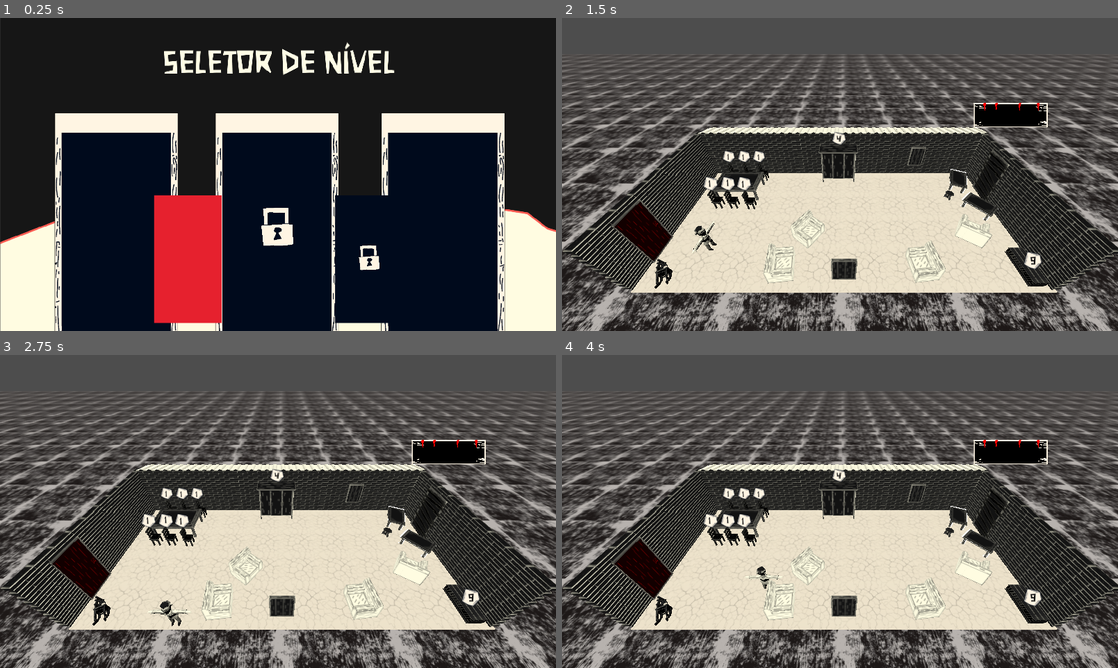
Above: before the commit, frames 1-4 (two rows, left to right).
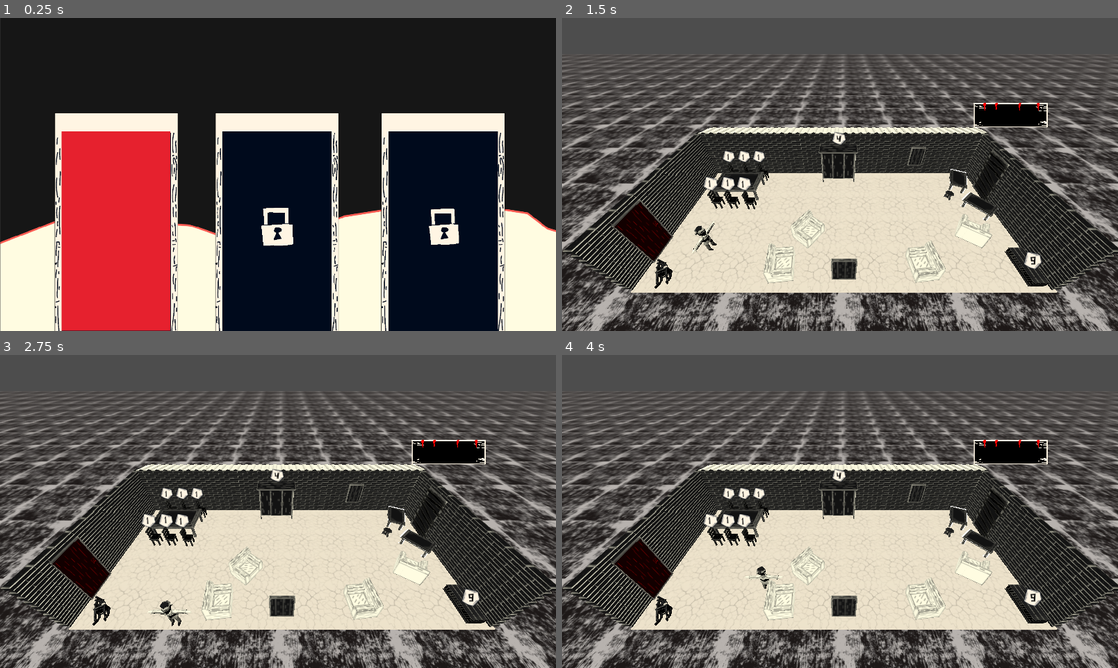
Above: after the commit, the same moments.

Repository: perilao/Project_Peleja
Game: Godot game, scene res://Scenes/G.U.I/lvl_selector.tscn
Same seed, same stepped clock (60 frames per second), same inputs: the game is played once before the commit and once after it. This scene is started directly instead of the project's main scene.
Inputs (mouse positions are in pixels of both pictures, inside the frame that each line leads up to; where the layout moved, square brackets give the same spot in the first picture):
- Up to frame 1 (0.25 s): no input
- Up to frame 2 (1.5 s): click (678, 224) [751, 252] at 0.5 s; tap Enter at 1.25 s; hold Right (ui_right) from 1.28 s (still down)
- Up to frame 3 (2.75 s): release Right (ui_right) at 2.03 s; hold Down (ui_down) from 2.03 s (still down)
- Up to frame 4 (4 s): release Down (ui_down) at 2.78 s; hold Right (ui_right) 2.78-3.53 s; tap Space at 3.5 s; hold Up (ui_up) from 3.53 s (still down)

The runs differ from the first frame. In frame 1, 21% of the frame differs, in the area x 0-99%, y 7-100%; in frame 2, less than 0.1%; in frame 3, less than 0.1%; in frame 4, less than 0.1%.

Commit message:
Update lvl_selector.tscn

Diff:
--- a/Scenes/G.U.I/lvl_selector.tscn
+++ b/Scenes/G.U.I/lvl_selector.tscn
@@ -1,16 +1,15 @@
-[gd_scene format=3 uid="uid://debcutky4frgh"]
+[gd_scene format=3 uid="uid://b6148agcofyh2"]
 
 [ext_resource type="Script" uid="uid://ryof2qt4410a" path="res://Scripts/lvl_selector.gd" id="1_6ry5l"]
 [ext_resource type="Texture2D" uid="uid://ucdoe641bctc" path="res://Assets/2D Assets/image.png" id="2_q5bk7"]
-[ext_resource type="FontFile" uid="uid://c4vbttdi3elct" path="res://Fonts/xilosa_.ttf" id="3_q5bk7"]
 [ext_resource type="Texture2D" uid="uid://dslmy2oxmknw0" path="res://Assets/2D Assets/cadeadoclaro.png" id="3_rbbqw"]
 
 [node name="Node2D" type="Node2D" unique_id=1983303683]
 script = ExtResource("1_6ry5l")
 
-[node name="BG" type="Sprite2D" parent="." unique_id=1368316828]
-position = Vector2(963.777, 541.625)
-scale = Vector2(1.156, 1.156)
+[node name="BG" type="Sprite2D" parent="." unique_id=1534580801]
+position = Vector2(963.77673, 541.62506)
+scale = Vector2(1.1560833, 1.1560833)
 texture = ExtResource("2_q5bk7")
 
 [node name="Label" type="Label" parent="." unique_id=145713516]
@@ -19,19 +18,15 @@
 anchor_top = 0.5
 anchor_right = 0.5
 anchor_bottom = 0.5
-offset_left = 560.0
-offset_top = 111.99999
-offset_right = 11545.0
-offset_bottom = 1822.0
+offset_left = -276.0
+offset_top = -116.0
+offset_right = 7874.0
+offset_bottom = 1594.0
 grow_horizontal = 2
 grow_vertical = 2
-
-scale = Vector2(0.07309969, 0.07309969)
-theme_override_colors/font_color = Color(1, 0.99215686, 0.9019608, 1)
-theme_override_fonts/font = ExtResource("3_q5bk7")
-theme_override_font_sizes/font_size = 1523
-text = "SELETOR DE NÍVEL"
-horizontal_alignment = 1
+scale = Vector2(0.05, 0.05)
+theme_override_font_sizes/font_size = 1255
+text = "LEVEL SELECT"
 metadata/_edit_use_anchors_ = true
 
 [node name="Completed_lvl_1" type="ColorRect" parent="." unique_id=747278460]
@@ -39,148 +34,81 @@
 offset_top = 392.0
 offset_right = 453.37488
 offset_bottom = 832.0
-scale = Vector2(1.5631133, 1.5609951)
-
-offset_left = 531.8712
-offset_top = 612.44165
-offset_right = 773.7461
-offset_bottom = 1052.4417
-scale = Vector2(0.964084, 1)
+scale = Vector2(1.5579622, 1.5609951)
 color = Color(0.11372549, 0.70980394, 0.03529412, 1)
 metadata/_edit_use_anchors_ = true
 
 [node name="Playable_lvl1" type="ColorRect" parent="." unique_id=1742029730]
-
 offset_left = 211.5
 offset_top = 392.0
 offset_right = 453.37488
 offset_bottom = 832.0
-scale = Vector2(1.5631133, 1.5609951)
-
-offset_left = 531.8712
-offset_top = 612.44165
-offset_right = 773.7461
-offset_bottom = 1052.4417
-scale = Vector2(0.964084, 1)
+scale = Vector2(1.5579622, 1.5609951)
 color = Color(0.90286136, 0.12995538, 0.18218237, 1)
 metadata/_edit_use_anchors_ = true
 
 [node name="Completed_lvl_2" type="ColorRect" parent="." unique_id=456756647]
-
 offset_left = 767.0
 offset_top = 395.0
 offset_right = 1008.875
 offset_bottom = 835.0
-scale = Vector2(1.57, 1.597)
-
-offset_left = 845.7461
-offset_top = 612.0
-offset_right = 1087.6211
-offset_bottom = 1052.0
-scale = Vector2(0.964084, 1)
+scale = Vector2(1.5648263, 1.597)
 color = Color(0.11372549, 0.70980394, 0.03529412, 1)
 metadata/_edit_use_anchors_ = true
 
 [node name="Playable_lvl2" type="ColorRect" parent="." unique_id=116311811]
-
 offset_left = 767.0
 offset_top = 392.0
 offset_right = 1008.875
 offset_bottom = 832.0
-scale = Vector2(1.57, 1.597)
-
-offset_left = 845.7461
-offset_top = 612.0
-offset_right = 1087.6211
-offset_bottom = 1052.0
-scale = Vector2(0.964084, 1)
+scale = Vector2(1.5648263, 1.597)
+color = Color(0.90286136, 0.12995538, 0.18218237, 1)
 metadata/_edit_use_anchors_ = true
 
 [node name="Locked_lvl2" type="ColorRect" parent="." unique_id=322980395]
-
 offset_left = 767.0
 offset_top = 392.0
 offset_right = 1008.875
 offset_bottom = 832.0
-scale = Vector2(1.57, 1.595)
-
-offset_left = 845.7461
-offset_top = 612.0
-offset_right = 1087.6211
-offset_bottom = 1052.0
-scale = Vector2(0.964084, 1)
-
+scale = Vector2(1.5648263, 1.595)
 color = Color(0, 0.039215688, 0.10980392, 1)
 metadata/_edit_use_anchors_ = true
 
 [node name="Completed_lvl_3" type="ColorRect" parent="." unique_id=1341072440]
-
 offset_left = 1341.0
 offset_top = 392.0
 offset_right = 1582.875
 offset_bottom = 832.0
-scale = Vector2(1.57, 1.629)
-
-offset_left = 1156.7461
-offset_top = 612.0
-offset_right = 1398.6211
-offset_bottom = 1052.0
-scale = Vector2(0.964084, 1)
-
+scale = Vector2(1.5648263, 1.629)
 color = Color(0.11372549, 0.70980394, 0.03529412, 1)
 metadata/_edit_use_anchors_ = true
 
 [node name="Playable_lvl3" type="ColorRect" parent="." unique_id=190049342]
-
 offset_left = 1341.0
 offset_top = 392.0
 offset_right = 1582.875
 offset_bottom = 832.0
-scale = Vector2(1.57, 1.629)
-
-offset_left = 1156.7461
-offset_top = 612.0
-offset_right = 1398.6211
-offset_bottom = 1052.0
-scale = Vector2(0.964084, 1)
-
+scale = Vector2(1.5648263, 1.629)
 color = Color(0.90286136, 0.12995538, 0.18218237, 1)
 metadata/_edit_use_anchors_ = true
 
 [node name="Locked_lvl3" type="ColorRect" parent="." unique_id=1426013767]
-
 offset_left = 1341.0
 offset_top = 392.0
 offset_right = 1582.875
 offset_bottom = 832.0
-scale = Vector2(1.57, 1.629)
-
-offset_left = 1156.7461
-offset_top = 612.0
-offset_right = 1398.6211
-offset_bottom = 1052.0
-scale = Vector2(0.964084, 1)
-
+scale = Vector2(1.5648263, 1.629)
 color = Color(0, 0.039215688, 0.10980392, 1)
 metadata/_edit_use_anchors_ = true
 
 [node name="Lock_lvl2" type="Sprite2D" parent="." unique_id=673309806]
 position = Vector2(960, 720)
-scale = Vector2(0.39934552, 0.41422275)
+scale = Vector2(0.3980295, 0.41422275)
 texture = ExtResource("3_rbbqw")
 
 [node name="Lock_lvl3" type="Sprite2D" parent="." unique_id=717816009]
 position = Vector2(1536, 720.00006)
-scale = Vector2(0.37672818, 0.3907628)
-
-position = Vector2(964.746, 826.9999)
-scale = Vector2(0.25586393, 0.26539588)
-texture = ExtResource("3_rbbqw")
-
-[node name="Lock_lvl3" type="Sprite2D" parent="." unique_id=717816009]
-position = Vector2(1276.746, 826.9999)
-scale = Vector2(0.25586393, 0.26539588)
-
+scale = Vector2(0.3754867, 0.3907628)
 texture = ExtResource("3_rbbqw")
 
 [node name="Button" type="Button" parent="." unique_id=1826991966]
@@ -195,15 +123,7 @@
 offset_bottom = 671.8572
 grow_horizontal = 2
 grow_vertical = 2
-scale = Vector2(30.162437, 2.2241135)
-
-offset_left = 515.7462
-offset_top = 570.0
-offset_right = 529.7831
-offset_bottom = 912.8572
-grow_horizontal = 2
-grow_vertical = 2
-scale = Vector2(18.81892, 1.4)
+scale = Vector2(30.06304, 2.2241135)
 size_flags_horizontal = 4
 flat = true
 metadata/_edit_use_anchors_ = true
@@ -214,20 +134,13 @@
 anchor_left = 0.5
 anchor_right = 0.5
 anchor_bottom = 1.0
-
 offset_left = 760.0
 offset_top = 1168.0
 offset_right = 773.78076
 offset_bottom = 1510.8572
-
-offset_left = 832.7461
-offset_top = 570.0
-offset_right = 846.52686
-offset_bottom = 912.8572
-
 grow_horizontal = 2
 grow_vertical = 2
-scale = Vector2(18.81892, 1.4)
+scale = Vector2(18.756905, 1.4)
 size_flags_horizontal = 4
 flat = true
 metadata/_edit_use_anchors_ = true
@@ -238,14 +151,6 @@
 anchor_left = 0.5
 anchor_right = 0.5
 anchor_bottom = 1.0
-offset_left = 1139.7461
-offset_top = 570.0
-offset_right = 1153.783
-offset_bottom = 912.8572
-grow_horizontal = 2
-grow_vertical = 2
-scale = Vector2(18.81892, 1.4)
-size_flags_horizontal = 4
 offset_left = 1744.0
 offset_top = 329.0
 offset_right = 1758.0369
